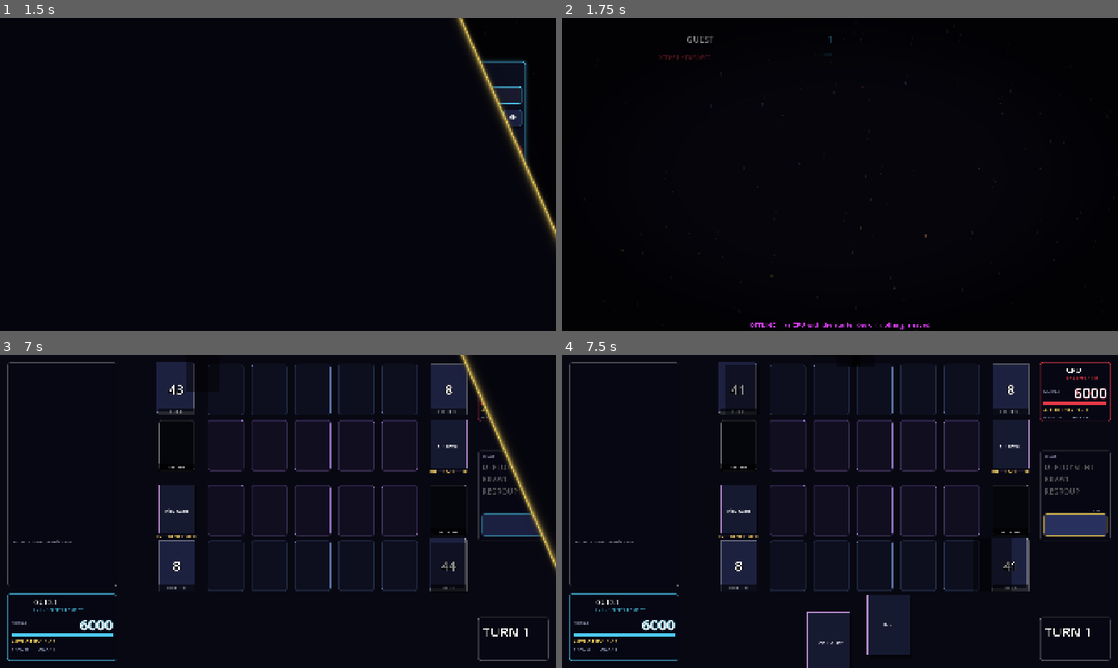
Above: before the commit, frames 1-4 (two rows, left to right).
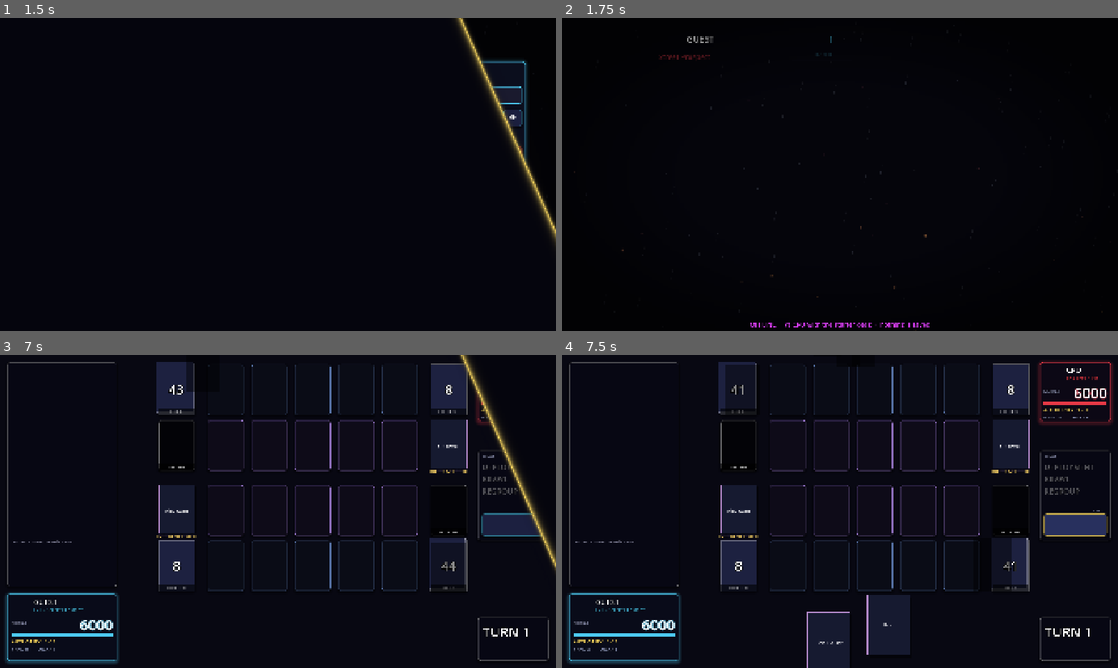
Above: after the commit, the same moments.

Repository: jacob199097/alleyway-brawlers
Game: Godot game, scene res://scenes/boot.tscn
Same seed, same stepped clock (60 frames per second), same inputs: the game is played once before the commit and once after it.
Inputs (mouse positions are in pixels of both pictures, inside the frame that each line leads up to):
- Up to frame 1 (1.5 s): click (417, 96) at 0.52 s; type "12" at 0.6 s; click (411, 118) at 0.75 s; type "12" at 0.83 s; click "PLAY OFFLINE (VS CPU)" at 1.25 s
- Up to frame 2 (1.75 s): no input
- Up to frame 3 (7 s): click "FIGHT" at 2 s; click "SELECT" at 2.75 s; click "✊" at 3.5 s; tap Enter at 4.25, 4.35, 5.85, 6.5 s; move the mouse to (400, 495) at 4.27 s; click (400, 495) at 4.42 s; tap Space at 4.52, 5.75 s; drag from (166, 527) to (250, 574) at 5.02 s; move the mouse to (333, 442) at 5.77 s; click (333, 442) at 5.92 s; drag from (250, 574) to (111, 464) at 6.52 s
- Up to frame 4 (7.5 s): click (1073, 524) at 7.25 s

Frame 1 is identical in both runs. In frame 2, 0.2% of the frame differs, in the area x 2-94%, y 5-100%; in frame 3, 0.4%; in frame 4, 0.6%, in the area x 0-100%, y 2-99%.

Commit message:
Polish: neon flicker, 3D card zoom, duel plate glow, cleaner prompts
- Main menu neon signs flicker now and then, each on its own rhythm.
- Card zoom swings in, tilts toward the mouse and shows foil/sheen.
- Main menu content animates in after the profile loads.
- Duel: player plates glow in their side's colour; soft shadows on boxes;
  prompts and callouts that aren't about a card drop the empty art slot.

Co-Authored-By: Claude Opus 5.5 <noreply@anthropic.com>

Diff:
--- a/godot/scripts/duel/duel.gd
+++ b/godot/scripts/duel/duel.gd
@@ -1732,6 +1732,7 @@
 	art.expand_mode = TextureRect.EXPAND_IGNORE_SIZE
 	art.stretch_mode = TextureRect.STRETCH_KEEP_ASPECT_CENTERED
 	art.texture = CardDB.art(str(c.get("art_url", c.get("id", "")))) if not c.is_empty() else null
+	art.visible = art.texture != null   # no art slot when the prompt is not about a card
 	row.add_child(art)
 	var col := VBoxContainer.new()
 	col.size_flags_horizontal = Control.SIZE_EXPAND_FILL
@@ -1843,7 +1844,8 @@
 
 func _build_panel(side: String, p: Panel, display_name: String, avatar: String, subtitle: String) -> void:
 	var accent := BLUE if side == "player" else RED
-	p.add_theme_stylebox_override("panel", _box(INK, accent, 2, 10))
+	# Player plates glow in their side's colour
+	p.add_theme_stylebox_override("panel", UI._glow(_box(INK, accent, 2, 10), accent, 0.8))
 	var av := TextureRect.new()
 	av.position = Vector2(14, 14)
 	av.size = Vector2(64, 64)
@@ -2047,6 +2049,9 @@
 	sb.content_margin_right = 14
 	sb.content_margin_top = 8
 	sb.content_margin_bottom = 8
+	sb.shadow_color = Color(0, 0, 0, 0.45)
+	sb.shadow_size = 8
+	sb.shadow_offset = Vector2(0, 4)
 	return sb
 
 
@@ -2145,6 +2150,7 @@
 	art.stretch_mode = TextureRect.STRETCH_KEEP_ASPECT_CENTERED
 	var c: Dictionary = p.get("card", {})
 	art.texture = CardDB.art(str(c.get("art_url", c.get("id", "")))) if not c.is_empty() else null
+	art.visible = art.texture != null   # no art slot when the prompt is not about a card
 	row.add_child(art)
 	var col := VBoxContainer.new()
 	col.add_theme_constant_override("separation", 8)
--- a/godot/scripts/screens/main_menu.gd
+++ b/godot/scripts/screens/main_menu.gd
@@ -21,6 +21,7 @@
 	_build_center()
 	_build_right()
 	_build_quests()
+	_intro()
 	if Game.offline:
 		var l := UI.label("OFFLINE  ·  vs CPU with the starter deck  ·  nothing is saved", 22, UI.PURPLE, true)
 		l.size = Vector2(1920, 30)
--- a/godot/scripts/screens/screen.gd
+++ b/godot/scripts/screens/screen.gd
@@ -4,6 +4,7 @@
 ## Esc returns to `back_to` (when set and no dialog is open).
 
 var back_to := ""
+var _settled := false
 
 
 func _enter_tree() -> void:
@@ -15,10 +16,13 @@
 
 ## Entrance: the screen settles in from a slight zoom while its pieces fade up one after
 ## another (the full-screen background is already there).
+## Screens that build their content after a server request call it again once it's built.
 func _intro() -> void:
-	pivot_offset = size / 2
-	scale = Vector2.ONE * 1.025
-	create_tween().tween_property(self, "scale", Vector2.ONE, 0.45).set_trans(Tween.TRANS_CUBIC).set_ease(Tween.EASE_OUT)
+	if not _settled:
+		_settled = true
+		pivot_offset = size / 2
+		scale = Vector2.ONE * 1.025
+		create_tween().tween_property(self, "scale", Vector2.ONE, 0.45).set_trans(Tween.TRANS_CUBIC).set_ease(Tween.EASE_OUT)
 	var delay := 0.0
 	for c in get_children():
 		# Skip the background, and anything already fading in on its own (alpha below 1)
--- a/godot/scripts/ui/ui.gd
+++ b/godot/scripts/ui/ui.gd
@@ -174,6 +174,11 @@
 	b.pressed.connect(func():
 		Sfx.play("click")
 		on_press.call())
+	# Neon signs flicker now and then, each on its own rhythm
+	var flicker := b.create_tween().set_loops()
+	flicker.tween_interval(randf_range(3.0, 9.0))
+	for a in [0.55, 1.0, 0.7, 1.0, 0.85, 1.0]:
+		flicker.tween_property(b, "self_modulate:a", a, randf_range(0.03, 0.07))
 	return b
 
 
@@ -364,7 +369,25 @@
 			veil.queue_free())
 	var art := texture_rect(card_art(c) if card_art(c) else CardDB.back(), Vector2(520, 736))
 	art.position = Vector2(400, 172)
+	var rarity_ := int(c.get("rarity", 1)) if c.get("rarity") != null else 1
+	var mat := card_material(art.size, rarity_)
+	art.material = mat
 	veil.add_child(art)
+	# The big card tilts toward the mouse and catches the light
+	var tilt := [Vector2.ZERO]
+	veil.gui_input.connect(func(e):
+		if e is InputEventMouseMotion:
+			var m: Vector2 = ((e.position - art.position - art.size / 2) / (art.size / 2)).clamp(-Vector2.ONE, Vector2.ONE)
+			tilt[0] = Vector2(-m.x, m.y) * 14.0
+			mat.set_shader_parameter("y_rot", tilt[0].x)
+			mat.set_shader_parameter("x_rot", tilt[0].y)
+			mat.set_shader_parameter("glare", clampf(tilt[0].length() / 12.0, 0.0, 1.0)))
+	art.pivot_offset = art.size / 2
+	art.scale = Vector2.ONE * 0.85
+	art.create_tween().tween_property(art, "scale", Vector2.ONE, 0.25).set_trans(Tween.TRANS_BACK).set_ease(Tween.EASE_OUT)
+	var swing := art.create_tween()
+	swing.tween_method(func(d: float): mat.set_shader_parameter("y_rot", d), -35.0, 0.0, 0.4).set_trans(Tween.TRANS_BACK).set_ease(Tween.EASE_OUT)
+	Sfx.play("flip", 0.9, -4.0)
 	var info := VBoxContainer.new()
 	info.position = Vector2(980, 230)
 	info.custom_minimum_size = Vector2(560, 0)
Not shown, added: godot/tests/fx_stage.gd.uid
